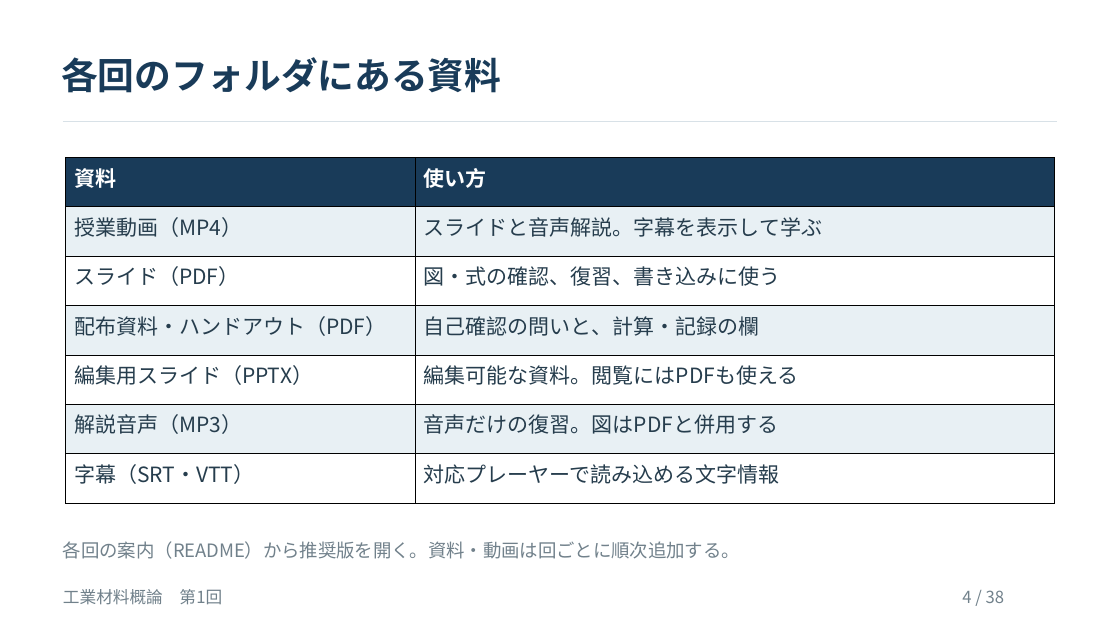
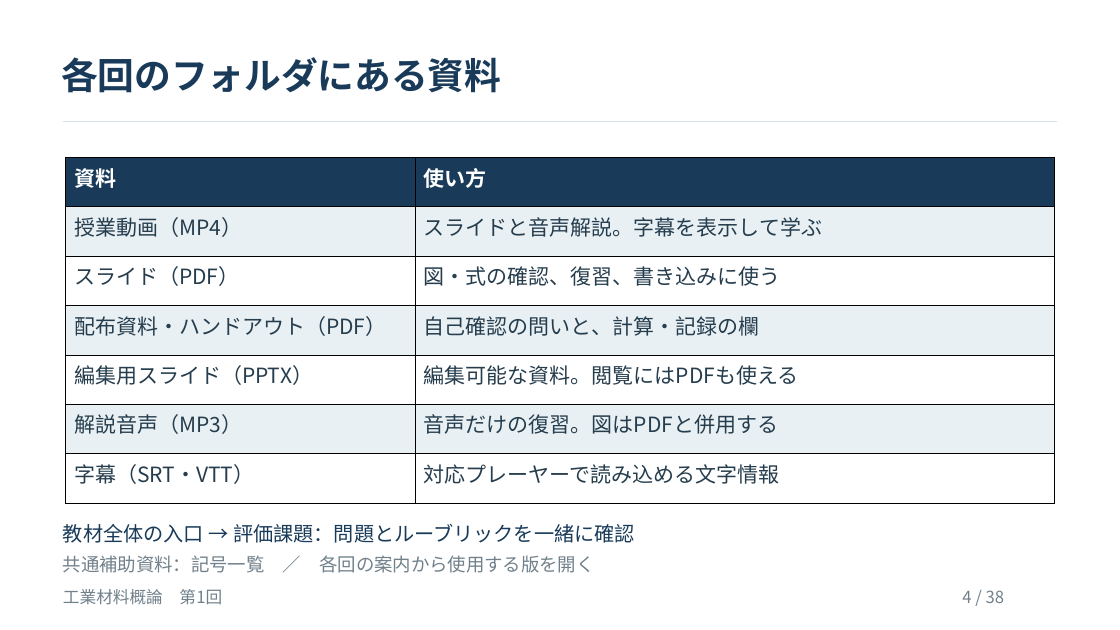
Before and after one commit to zooc-14calbp/industrial-materials-course, a slide deck: slide 4 of 学生用/第01回/01_授業スライド.pptx. Drawn at 1120x630 pixels with LibreOffice and Linux fonts; fonts in the diff are those of the drawing. Boxes give left, top, right and bottom in pixels: in the first picture for what was removed or moved away, otherwise in the second. Text is boxed around its words. In the diff, an @@ line names an element or a change of style, - is before the commit and + after.

```diff
--- a/学生用/第01回/01_授業スライド.pptx
+++ b/学生用/第01回/01_授業スライド.pptx
@@ text added at [63,524,635,543], 17.2 pt, text #193B59 @@
+教材全体の入口 → 評価課題：問題とルーブリックを一緒に確認
@@ text at [63,555,595,573]: text changed @@
-各回の案内（README）から推奨版を開く。資料・動画は回ごとに順次追加する。
+共通補助資料：記号一覧 ／ 各回の案内から使用する版を開く
```
Also in this commit, not shown: 3 other slides changed, 1 slide added, 1 slide removed, 9 other files.
